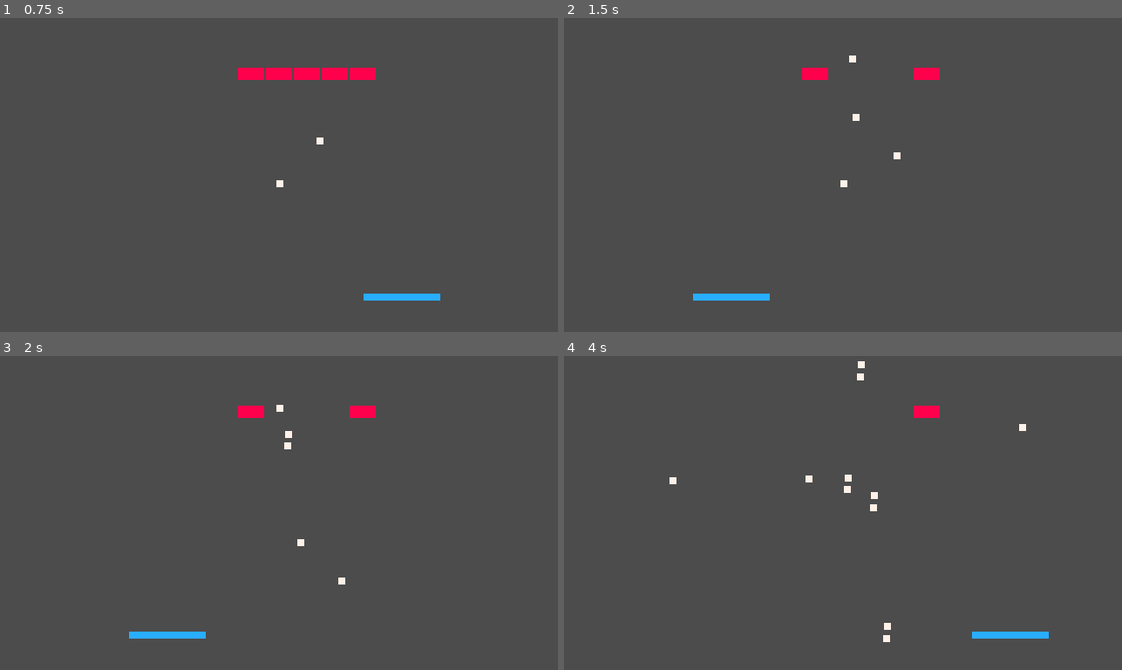
Above: before the commit, frames 1-4 (two rows, left to right).
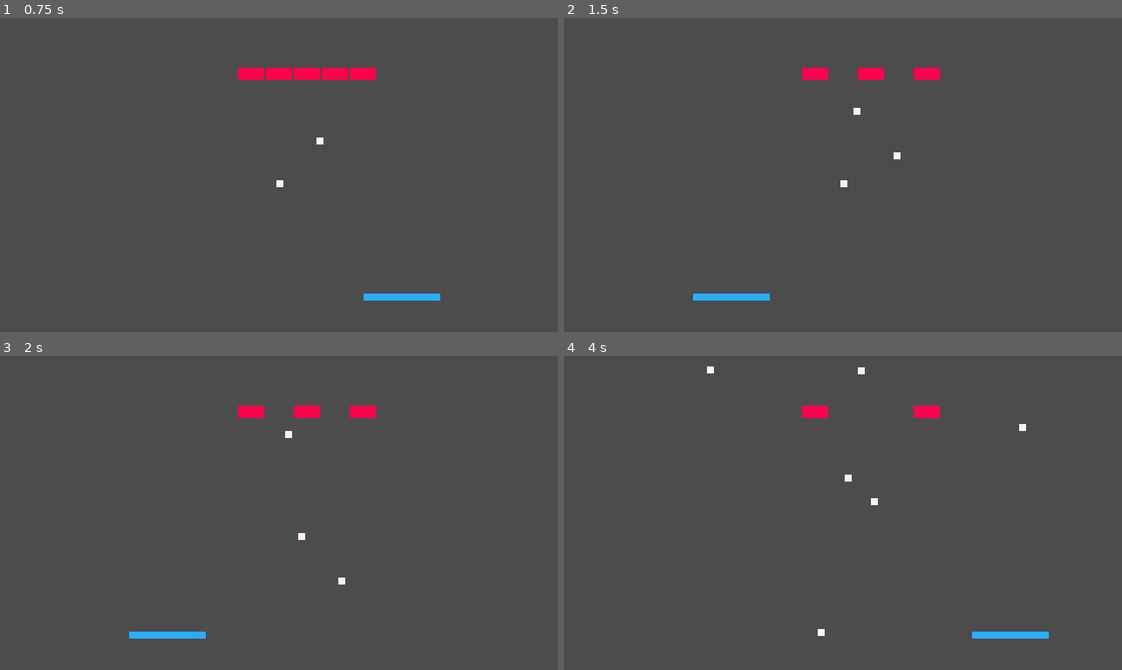
Above: after the commit, the same moments.

Repository: Chris-Mingay/swfg
Game: Godot game, scene res://Scenes/LevelOne.scn
Two runs of this game, one before a commit and one after it. Both use one fixed random seed, a clock stepped at 60 frames per second and the inputs below.
Inputs (mouse positions are in pixels of both pictures, inside the frame that each line leads up to):
- Up to frame 1 (0.75 s): tap Enter at 0.5 s; move the mouse to (401, 159) at 0.52 s; click (401, 159) at 0.67 s
- Up to frame 2 (1.5 s): move the mouse to (731, 190) at 1.27 s; click (731, 190) at 1.42 s
- Up to frame 3 (2 s): no input
- Up to frame 4 (4 s): move the mouse to (898, 443) at 2.02 s; click (898, 443) at 2.17 s; move the mouse to (815, 575) at 2.77 s; click (815, 575) at 2.92 s; move the mouse to (1010, 560) at 3.52 s; click (1010, 560) at 3.67 s

Frame 1 is identical in both runs. In frame 2, 0.3% of the frame differs, in the area x 51-58%, y 11-33%; in frame 3, 0.3%; in frame 4, 0.5%, in the area x 18-59%, y 1-92%.

Commit message:
Mess

Diff:
--- a/Breakout2021/Scenes/Ball.tscn
+++ b/Breakout2021/Scenes/Ball.tscn
@@ -12,8 +12,9 @@
 
 [node name="Ball" type="RigidBody2D"]
 position = Vector2( 352, 288 )
+collision_layer = 524288
 mode = 2
-physics_material_override = SubResource( 3 )
+physics_material_override = SubResource( 1 )
 gravity_scale = 0.0
 contacts_reported = 1
 contact_monitor = true
--- a/Breakout2021/Scripts/LevelOne.gd
+++ b/Breakout2021/Scripts/LevelOne.gd
@@ -7,7 +7,7 @@
 	pass # Replace with function body.
 
 func _input(event):
-	if event is InputEventMouseButton:
+	if event is InputEventMouseButton && event.pressed:
 		var ball = ball_scene.instance()
 		ball.set_position(Vector2(320,200))
 		add_child(ball)
--- a/Breakout2021/Scripts/Paddle.gd
+++ b/Breakout2021/Scripts/Paddle.gd
@@ -1,10 +1,10 @@
 extends KinematicBody2D
 class_name Paddle
 
-# const ball_scene = preload("res://Scenes/Ball.tscn")
+var ball_scene
 
 func _ready():
-	# set_process_input(true)
+	ball_scene = load("res://Scenes/Ball.tscn")
 	pass
 
 func _physics_process(delta):
Not shown: 1 places in Breakout2021/Scenes/Ball.tscn that only renumber resources
